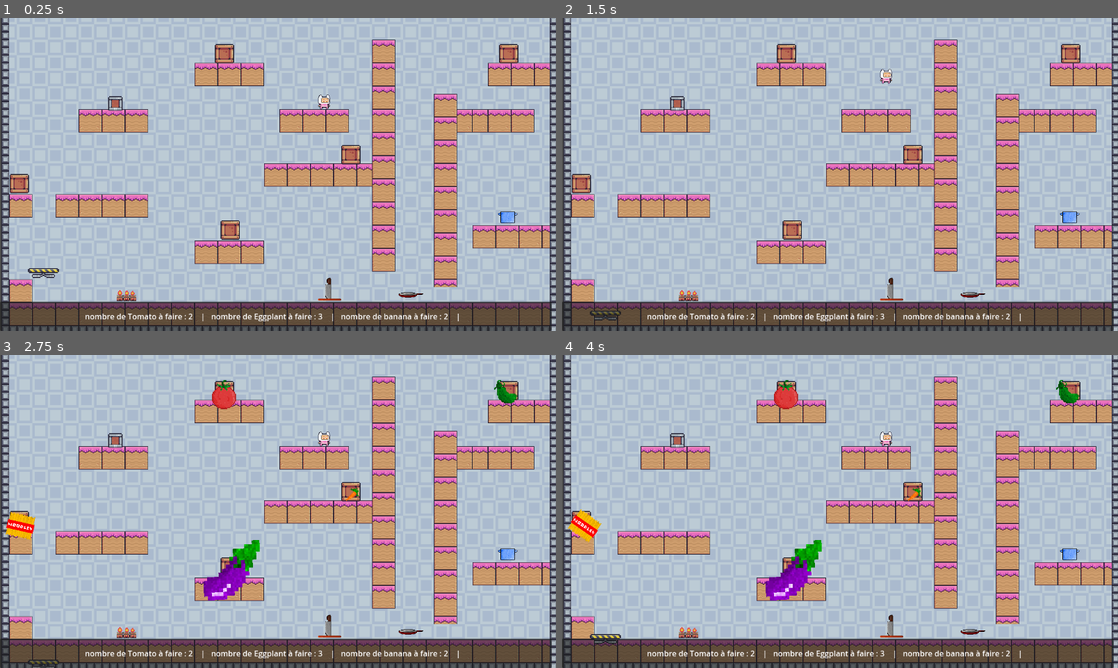
Above: before the commit, frames 1-4 (two rows, left to right).
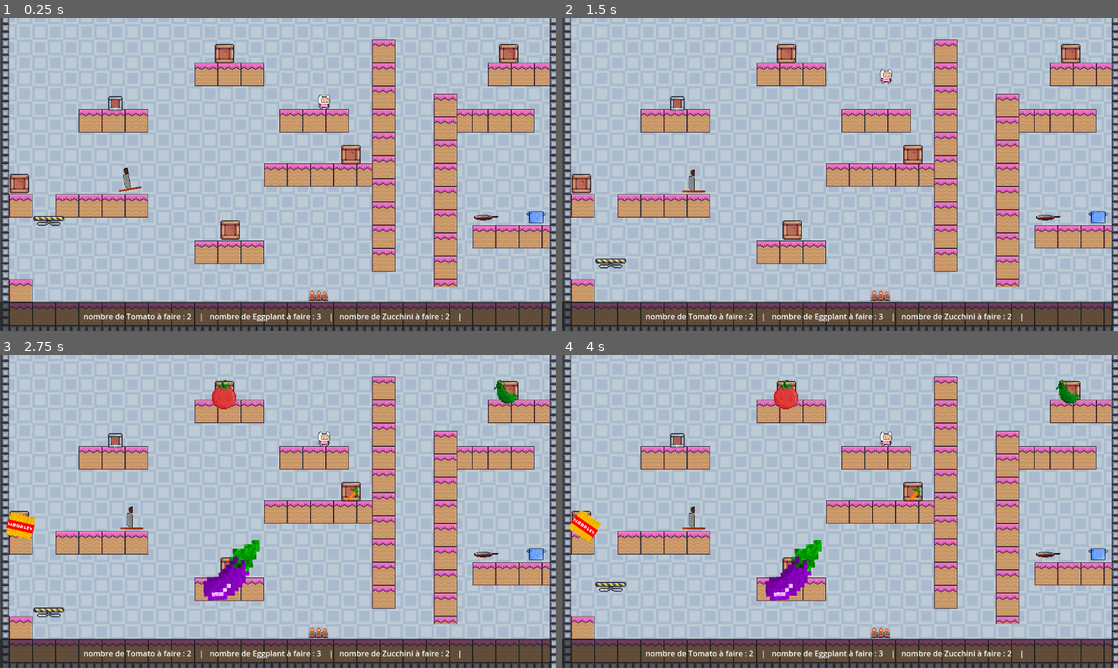
Above: after the commit, the same moments.

Repository: queer-frogs/undercooked
Game: Godot game, scene res://node.tscn
The game is run twice, just before and just after one commit, with the same random seed, the same clock (stepped at 60 frames per second) and the same inputs.
Inputs:
- Up to frame 1 (0.25 s): no input
- Up to frame 2 (1.5 s): hold Right (move_right_1) from 0.53 s (still down); tap Alt (dash_1) at 0.6 s; tap Shift (jump_1) at 0.77 s; tap Q (dash_2) at 1.35 s
- Up to frame 3 (2.75 s): tap Shift (jump_1) at 1.52 s; release Right (move_right_1) at 2.03 s; hold Left (move_left_1) from 2.03 s (still down); tap E (interact_1) at 2.1 s
- Up to frame 4 (4 s): release Left (move_left_1) at 2.78 s; hold Right (move_right_1) from 2.78 s (still down); tap U (interact_2) at 2.85 s; tap Shift (jump_1) at 3.02, 3.77 s; tap Alt (dash_1) at 3.6 s

The runs differ from the first frame. In frame 1, 1.8% of the frame differs, in the area x 5-99%, y 47-97%; in frame 2, 1.7%; in frame 3, 1.7%; in frame 4, 1.8%.

Commit message:
victory condition

Diff:
--- a/Game_manager.gd
+++ b/Game_manager.gd
@@ -1,9 +1,10 @@
 extends Node
 
 var repas_faits = 0
-var dishes_to_make = { "Tomato" : 2 , "Eggplant" : 3, "banana" :2}
+var dishes_to_make = { "Tomato" : 2 , "Eggplant" : 3, "Zucchini" :2}
 @onready var label = $"../conveyer_belt/UI/Panel/Label"
 var text=""
+var victory=0
 
 func add_repas(name):
 	print(name)
@@ -27,4 +28,9 @@
 
 # Called every frame. 'delta' is the elapsed time since the previous frame.
 func _process(delta):
-	pass
+	victory = 1
+	for plate in dishes_to_make:
+		if dishes_to_make[plate] != 0 :
+			victory = 0
+	if victory == 1 :
+		print("victoire")
--- a/ingredient.tscn
+++ b/ingredient.tscn
@@ -1,5 +1,4 @@
-[gd_scene load_steps=41 format=3 uid="uid://dt7wai2rc6o6e"]
-
+[gd_scene load_steps=69 format=3 uid="uid://dt7wai2rc6o6e"]
 
 [ext_resource type="Script" path="res://Ingredient.gd" id="1_okdlo"]
 [ext_resource type="Texture2D" uid="uid://cm44blmaultpb" path="res://vrais assets/carott.png.png" id="2_lhjd3"]
@@ -178,7 +177,6 @@
 atlas = ExtResource("3_4qtkn")
 region = Rect2(512, 0, 32, 32)
 
-
 [sub_resource type="AtlasTexture" id="AtlasTexture_mkscp"]
 atlas = ExtResource("9_wr77e")
 region = Rect2(0, 0, 32, 32)
@@ -440,7 +438,6 @@
 "loop": true,
 "name": &"cookedZucchini",
 "speed": 5.0
-
 }]
 
 [sub_resource type="CircleShape2D" id="CircleShape2D_fe26t"]
@@ -458,9 +455,7 @@
 texture_filter = 1
 scale = Vector2(2, 2)
 sprite_frames = SubResource("SpriteFrames_p6m21")
-
 animation = &"cookedEggplant"
-
 
 [node name="PickArea" type="Area2D" parent="."]
 collision_layer = 2
--- a/node.tscn
+++ b/node.tscn
@@ -504,7 +504,7 @@
 layer_0/tile_data = PackedInt32Array(196679, 786432, 4, 262215, 786432, 4, 2424833, 393216, 8, 2490369, 393216, 9, 2555 …(17800 unchanged characters)…
 
 [node name="Moving Platform" type="AnimatableBody2D" parent="."]
-position = Vector2(79, 493)
+position = Vector2(90, 385)
 script = ExtResource("8_5e3ai")
 distance = Vector2(0, 133)
 phase_time = 10.0
@@ -522,18 +522,18 @@
 metadata/_edit_group_ = true
 
 [node name="ChoppingBoard" parent="." instance=ExtResource("8_awvib")]
-position = Vector2(692, 568)
+position = Vector2(258, 367)
 type = "chop"
 necessaryTime = 5
 
 [node name="Wok" parent="." instance=ExtResource("8_awvib")]
-position = Vector2(859, 564)
+position = Vector2(1015, 414)
 type = "wok"
 necessaryTime = 6
 over = true
 
 [node name="Boil" parent="." instance=ExtResource("8_awvib")]
-position = Vector2(1061, 408)
+position = Vector2(1120, 416)
 type = "boil"
 necessaryTime = 4
 over = true
@@ -608,4 +608,4 @@
 position = Vector2(-29, 7)
 
 [node name="Plating" parent="." instance=ExtResource("9_f1m3c")]
-position = Vector2(271, 584)
+position = Vector2(669, 580)
Binary file added: assets_temporaires/Autumn Tileset.png
Not shown, added: assets_temporaires/Autumn Tileset.png.import
Binary file added: assets_temporaires/Individual Assets/Cloud_1.png
Not shown, added: assets_temporaires/Individual Assets/Cloud_1.png.import
Binary file added: assets_temporaires/Individual Assets/Cloud_2.png
Not shown, added: assets_temporaires/Individual Assets/Cloud_2.png.import
Binary file added: assets_temporaires/Individual Assets/Mountain_1.png
Not shown, added: assets_temporaires/Individual Assets/Mountain_1.png.import
Binary file added: assets_temporaires/Individual Assets/Mountain_2.png
Not shown, added: assets_temporaires/Individual Assets/Mountain_2.png.import
Binary file added: assets_temporaires/Individual Assets/Mushroom_1.png
Not shown, added: assets_temporaires/Individual Assets/Mushroom_1.png.import
(and 35 more such lines)
